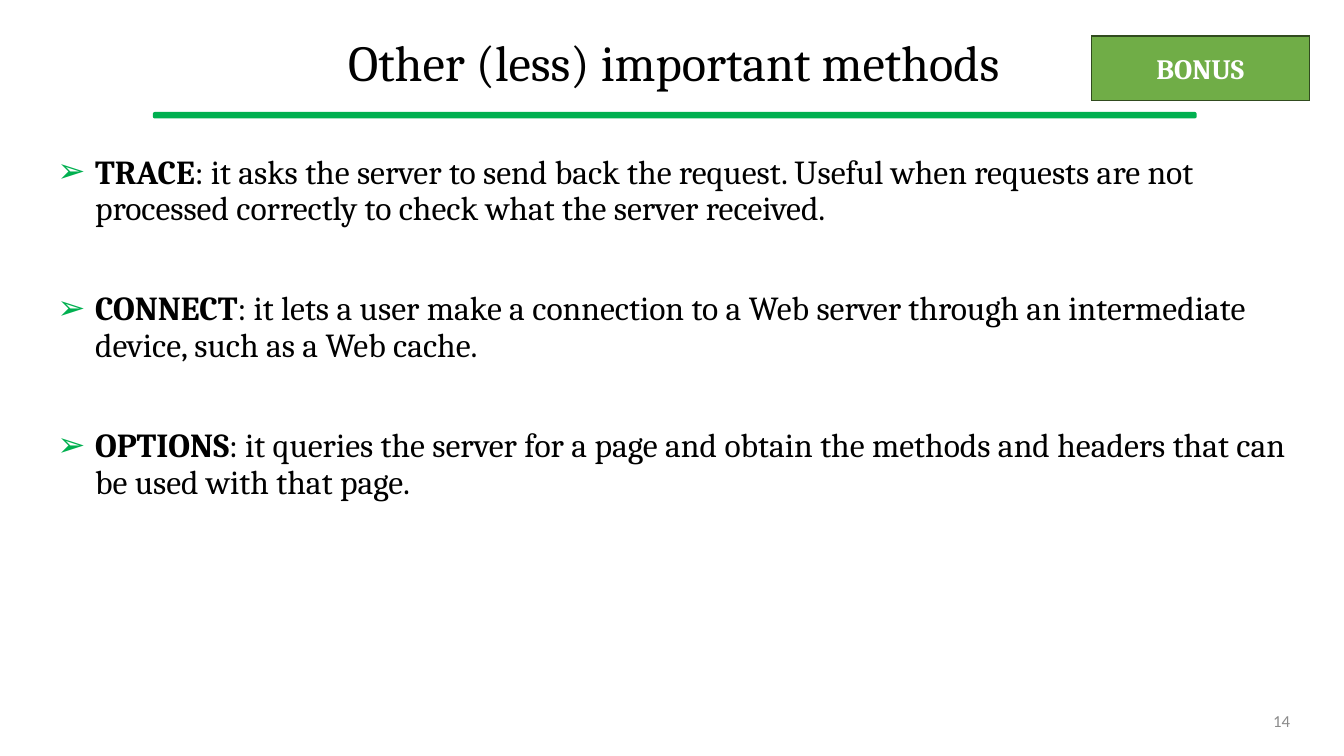
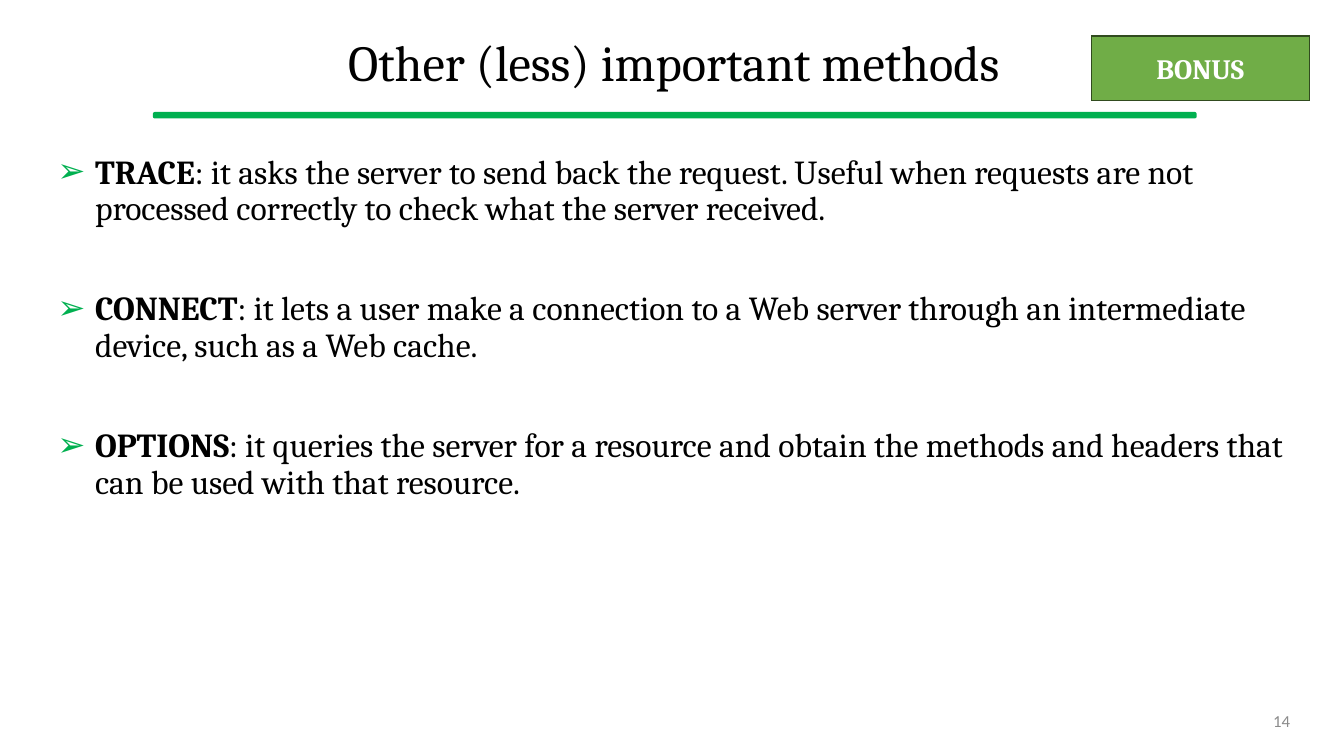
Before and after one commit to gcappon/bwthw, a slide deck: slide 14 of theory_05-http/theory_05-http.pptx. Drawn at 1344x756 pixels with LibreOffice and Linux fonts; fonts in the diff are those of the drawing. Boxes give left, top, right and bottom in pixels: in the first picture for what was removed or moved away, otherwise in the second. Text is boxed around its words. In the diff, an @@ line names an element or a change of style, - is before the commit and + after.

```diff
--- a/theory_05-http/theory_05-http.pptx
+++ b/theory_05-http/theory_05-http.pptx
@@ text at bbox=[95, 433, 1283, 495]: text changed @@
-➢ OPTIONS: it queries the server for a page and obtain the methods and headers that can be used with that page.
+➢ OPTIONS: it queries the server for a resource and obtain the methods and headers that can be used with that resource.
```
Also in this commit, not shown: 9 other slides changed, 7 slides added, 2 slides removed, 12 other files.
